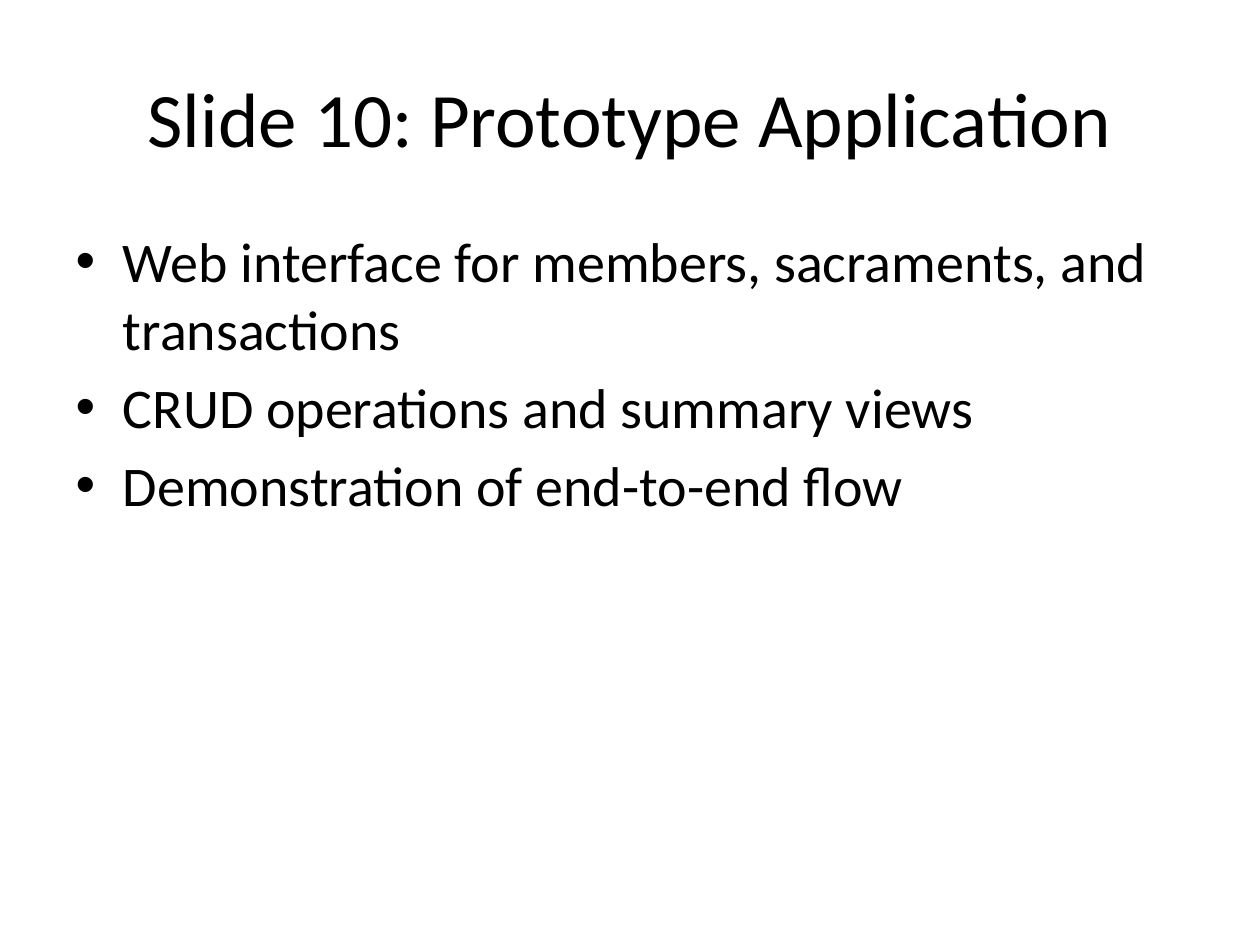
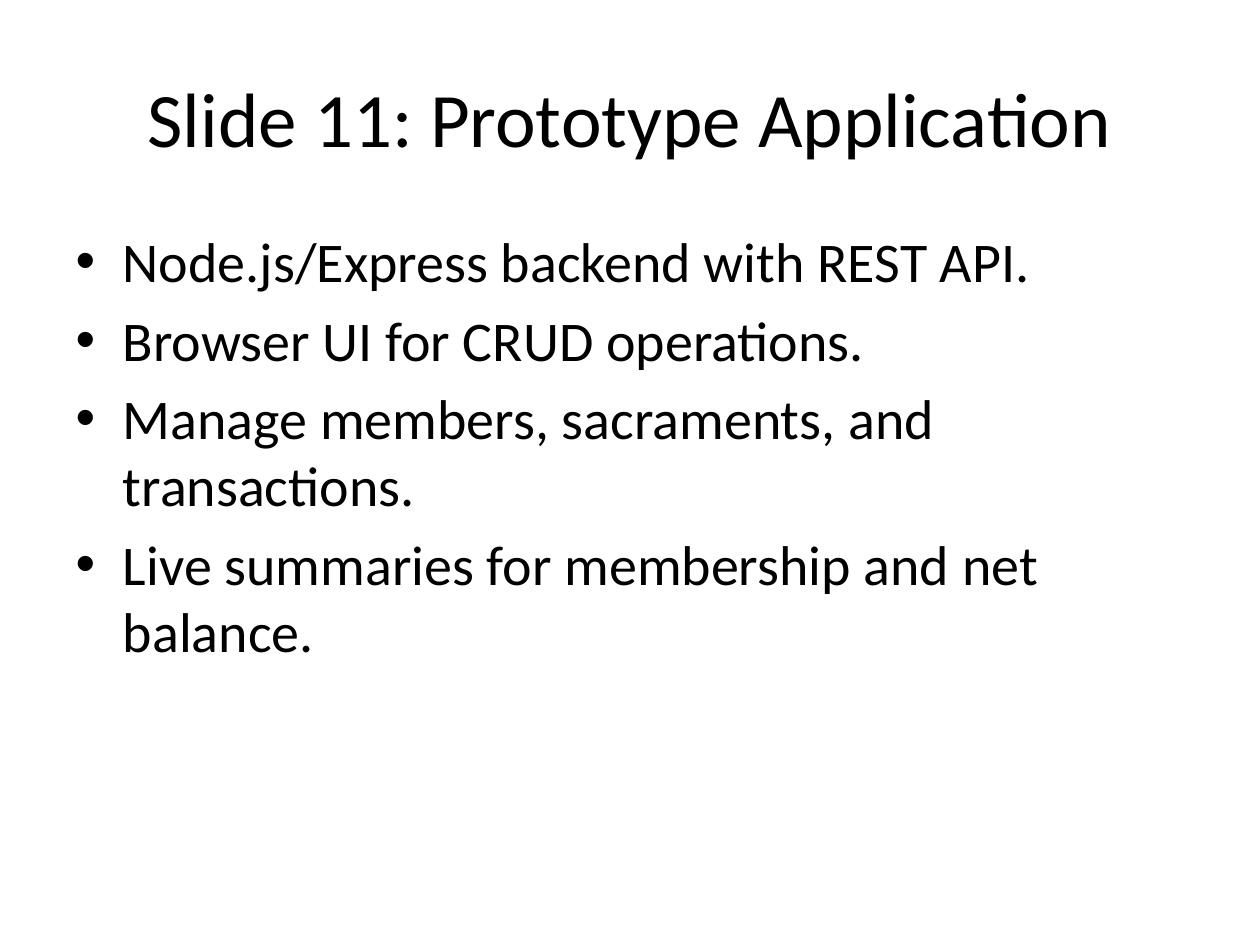
Before and after one commit to Icradle-Innovations-Ltd/cou-mis, a slide deck: slide 11 of Coursework/CoU-MIS_Presentation.pptx (slide 10 before the commit). Drawn at 1260x945 pixels with LibreOffice and Linux fonts; fonts in the diff are those of the drawing. Boxes give left, top, right and bottom in pixels: in the first picture for what was removed or moved away, otherwise in the second. Text is boxed around its words. In the diff, an @@ line names an element or a change of style, - is before the commit and + after.

Commit message:
Add PostgreSQL support and Railway deployment
Enable optional PostgreSQL backing and add deployment assets. server.js now uses pg Pool when DATABASE_URL is configured (falls back to in-memory data), adds DEFAULT_HOUSEHOLD_ID handling, input validation, and implements DB queries for members, sacraments, transactions, and summary endpoints. Added Dockerfile, .dockerignore, .env.example, and a Railway deployment guide; updated README and package.json (added pg). Inserted seed data into sql/schema.sql and included minor presentation/report/outline updates.

```diff
--- a/Coursework/CoU-MIS_Presentation.pptx
+++ b/Coursework/CoU-MIS_Presentation.pptx
@@ title at (x1=147, y1=93, x2=1111, y2=160): text changed @@
-Slide 10: Prototype Application
+Slide 11: Prototype Application
@@ text at (x1=123, y1=243, x2=1038, y2=653): text changed @@
-• Web interface for members, sacraments, and transactions
-• CRUD operations and summary views
-• Demonstration of end-to-end flow
+• Node.js/Express backend with REST API.
+• Browser UI for CRUD operations.
+• Manage members, sacraments, and transactions.
+• Live summaries for membership and net balance.
```
Also in this commit, not shown: 13 other slides changed, 1 slide added, 1 slide removed, 10 other files.
